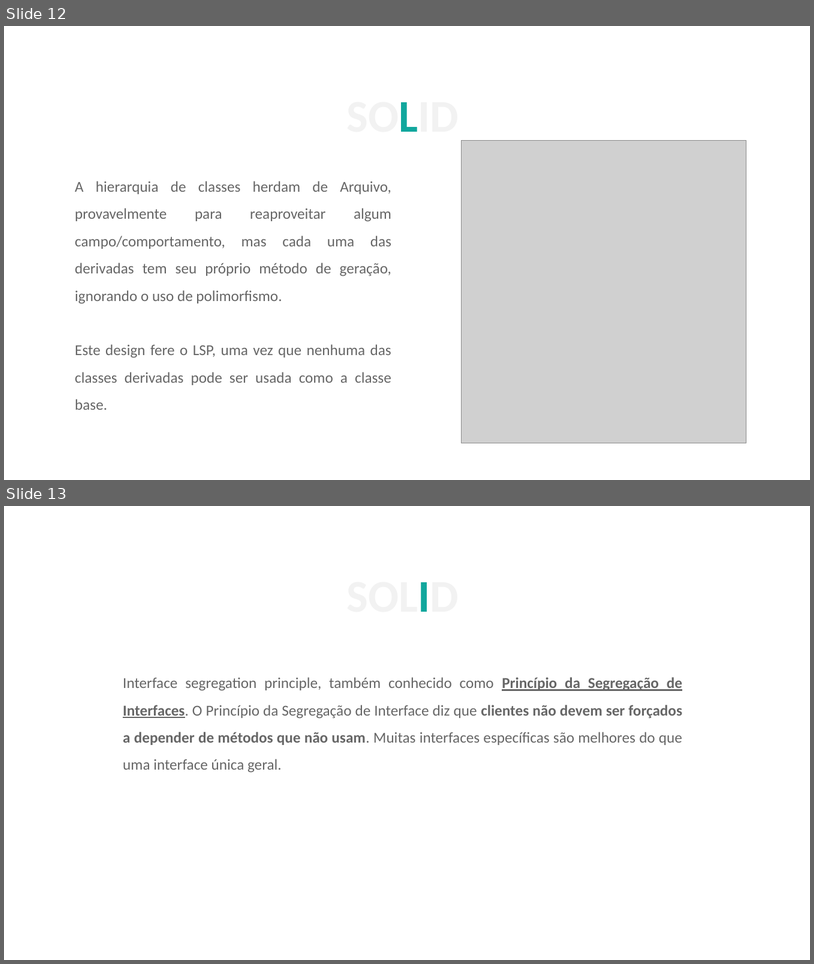
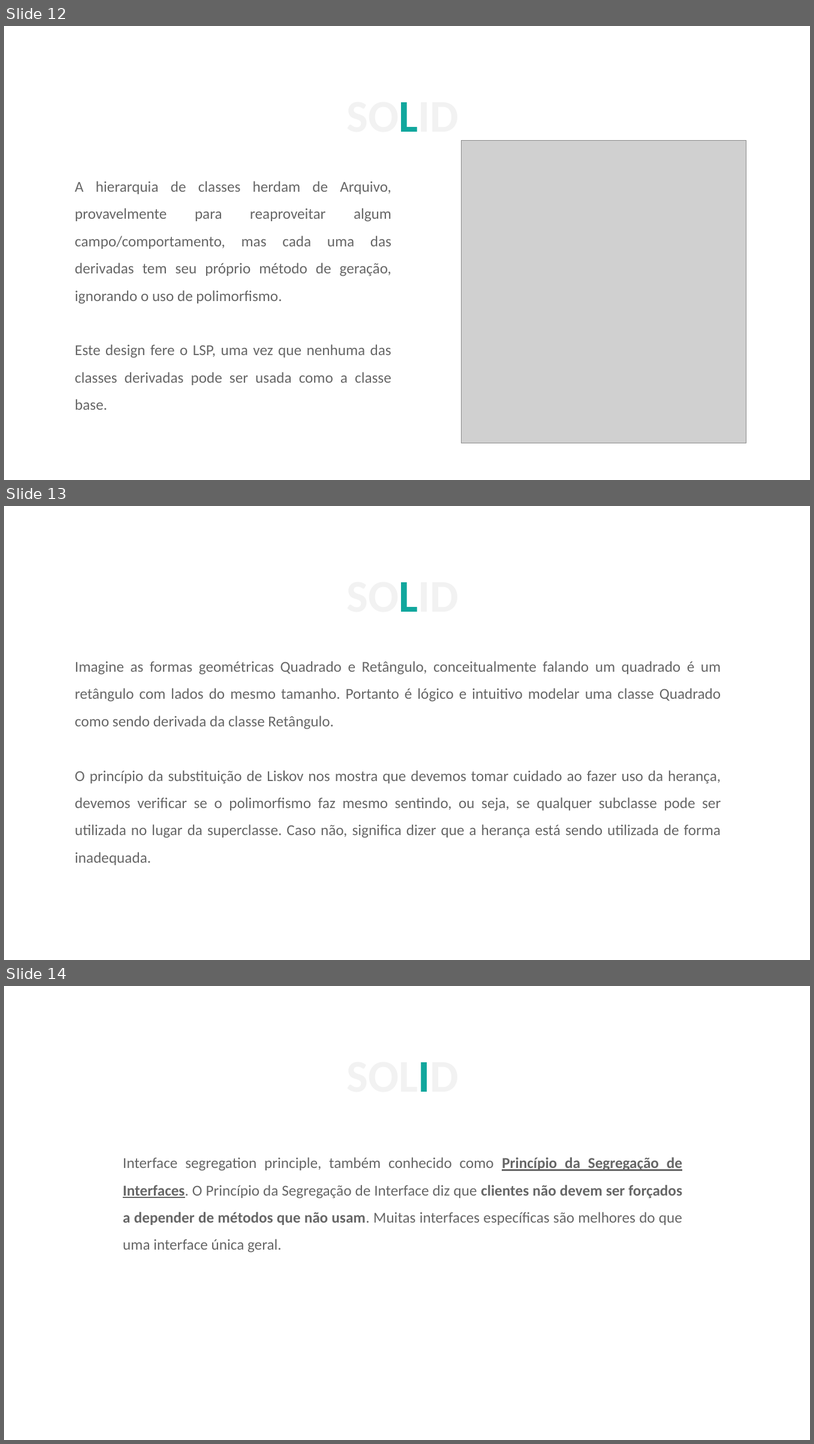
Before and after one commit to AlberttSantos/treinamento-solid, a slide deck: doc/InjecaoDependencia.pptx. Shown one above the other, each under a label of ours: slides 12 and 13 before the commit, slides 12, 13 and 14 after it. The pictures are 814x964 and 814x1444 pixels, drawn with LibreOffice and Linux fonts; fonts in the diff are those of the drawing; grey boxes stand for pictures; background and template pictures are left out. Boxes give left, top, right and bottom in pixels: in the first picture for what was removed or moved away, otherwise in the second. Text is boxed around its words. In the diff, an @@ line names an element or a change of style, - is before the commit and + after.

```diff
--- a/doc/InjecaoDependencia.pptx
+++ b/doc/InjecaoDependencia.pptx
@@ slide 13 added at [4,506,810,960], background picture (left out) @@
@@ text added at [347,582,459,612], 54 pt, text #F2F2F2, bold @@
+SOLID
@@ text added at [75,661,721,865], 18 pt, text #666666 @@
+                Imagine as formas geométricas Quadrado e Retângulo, conceitualmente falando um quadrado é um retângulo com lados do mesmo tamanho. Portanto é lógico e intuitivo modelar uma classe Quadrado como sendo derivada da classe Retângulo.
+                O princípio da substituição de Liskov nos mostra que devemos tomar cuidado ao fazer uso da herança, devemos verificar se o polimorfismo faz mesmo sentindo, ou seja, se qualquer subclasse pode ser utilizada no lugar da superclasse. Caso não, significa dizer que a herança está sendo utilizada de forma inadequada.
@@ what was slide 13 is now slide 14 @@
```
Also in this commit, not shown: 6 slides changed, 1 other slide added, 3 other files.
